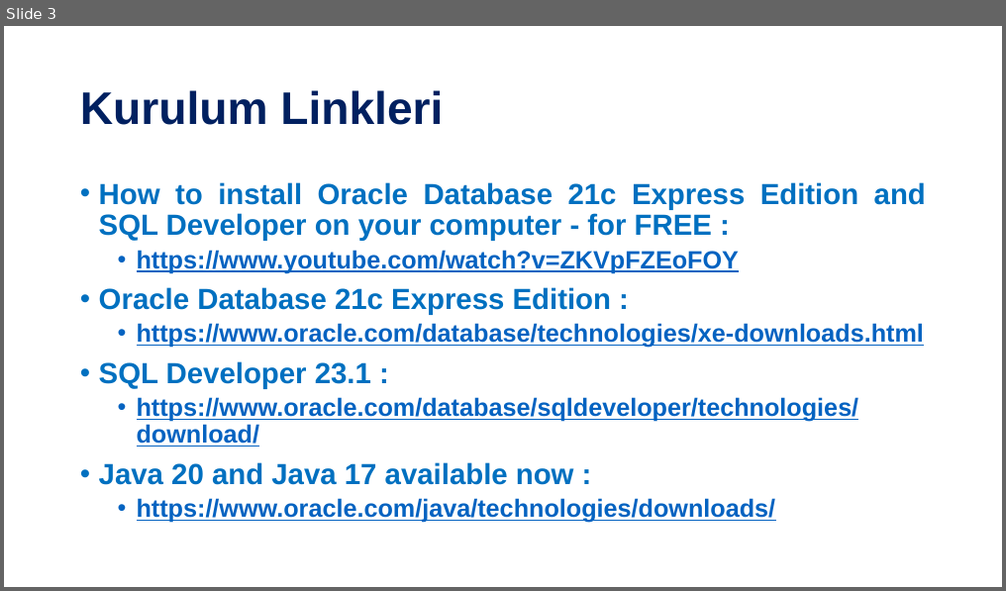
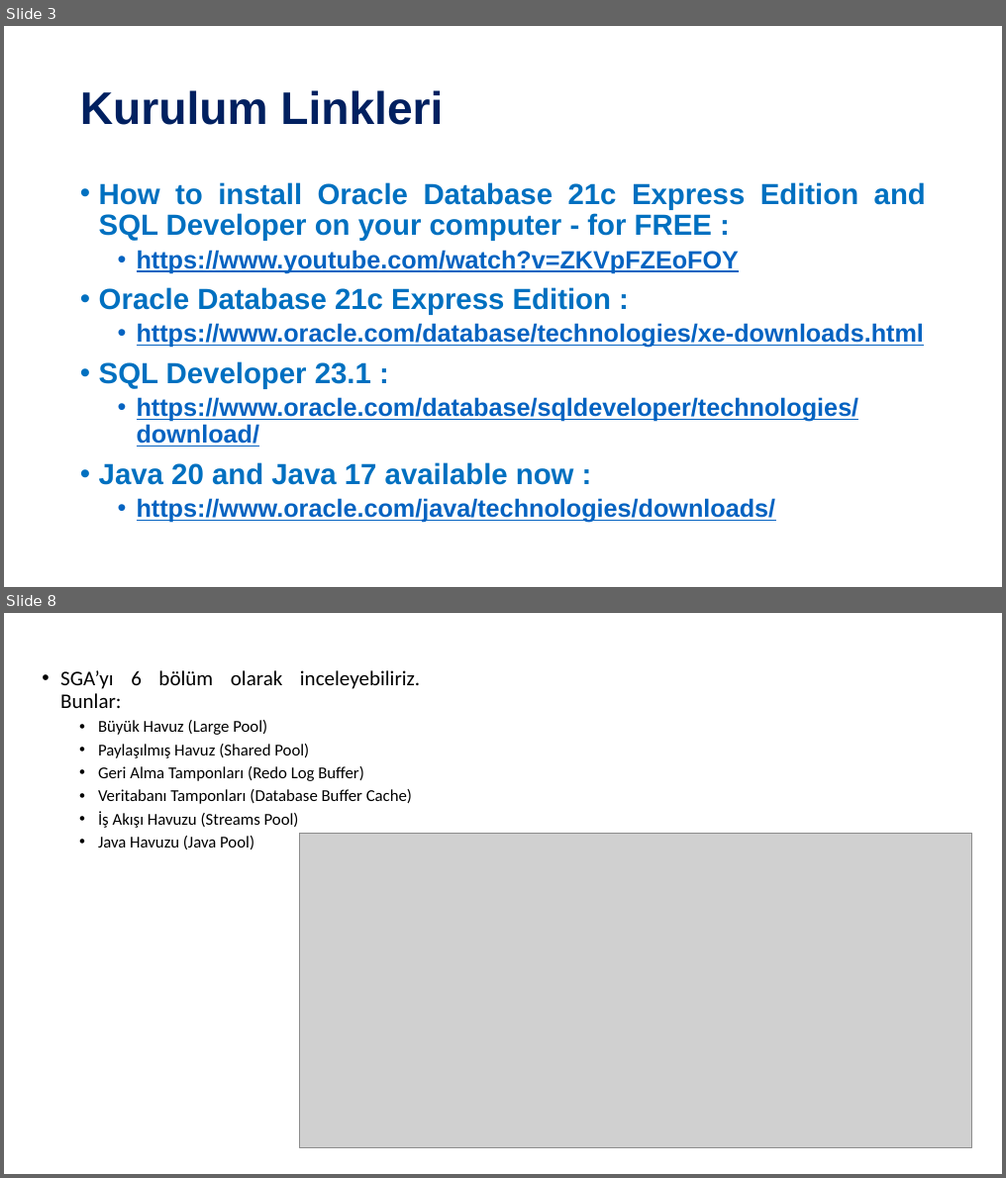
Before and after one commit to SevdanurGENC/Oracle-DB-SQL-Developer-Lecture-Notes, a slide deck: Slides/Oracle DB & SQL Developer - Bolum I.pptx. Shown one above the other, each under a label of ours: slide 3 before the commit, slides 3 and 8 after it; the slides between them are not shown. The pictures are 1006x591 and 1006x1178 pixels, drawn with LibreOffice and Linux fonts; fonts in the diff are those of the drawing; grey boxes stand for pictures. Boxes give left, top, right and bottom in pixels: in the first picture for what was removed or moved away, otherwise in the second. Text is boxed around its words. In the diff, an @@ line names an element or a change of style, - is before the commit and + after.

```diff
--- a/Slides/Oracle DB & SQL Developer - Bolum I.pptx
+++ b/Slides/Oracle DB & SQL Developer - Bolum I.pptx
@@ slide 8 added at bbox=[4, 613, 1002, 1174], background #FFFFFF @@
@@ text added at bbox=[60, 670, 420, 850], 16 pt, text #000000 @@
+• SGA’yı 6 bölüm olarak inceleyebiliriz. Bunlar:
+  • Büyük Havuz (Large Pool)
+  • Paylaşılmış Havuz (Shared Pool)
+  • Geri Alma Tamponları (Redo Log Buffer)
+  • Veritabanı Tamponları (Database Buffer Cache)
+  • İş Akışı Havuzu (Streams Pool)
+  • Java Havuzu (Java Pool)
@@ picture added at bbox=[300, 833, 972, 1149] @@
```
Also in this commit, not shown: 1 slide changed, 6 other slides added, 4 other files.
